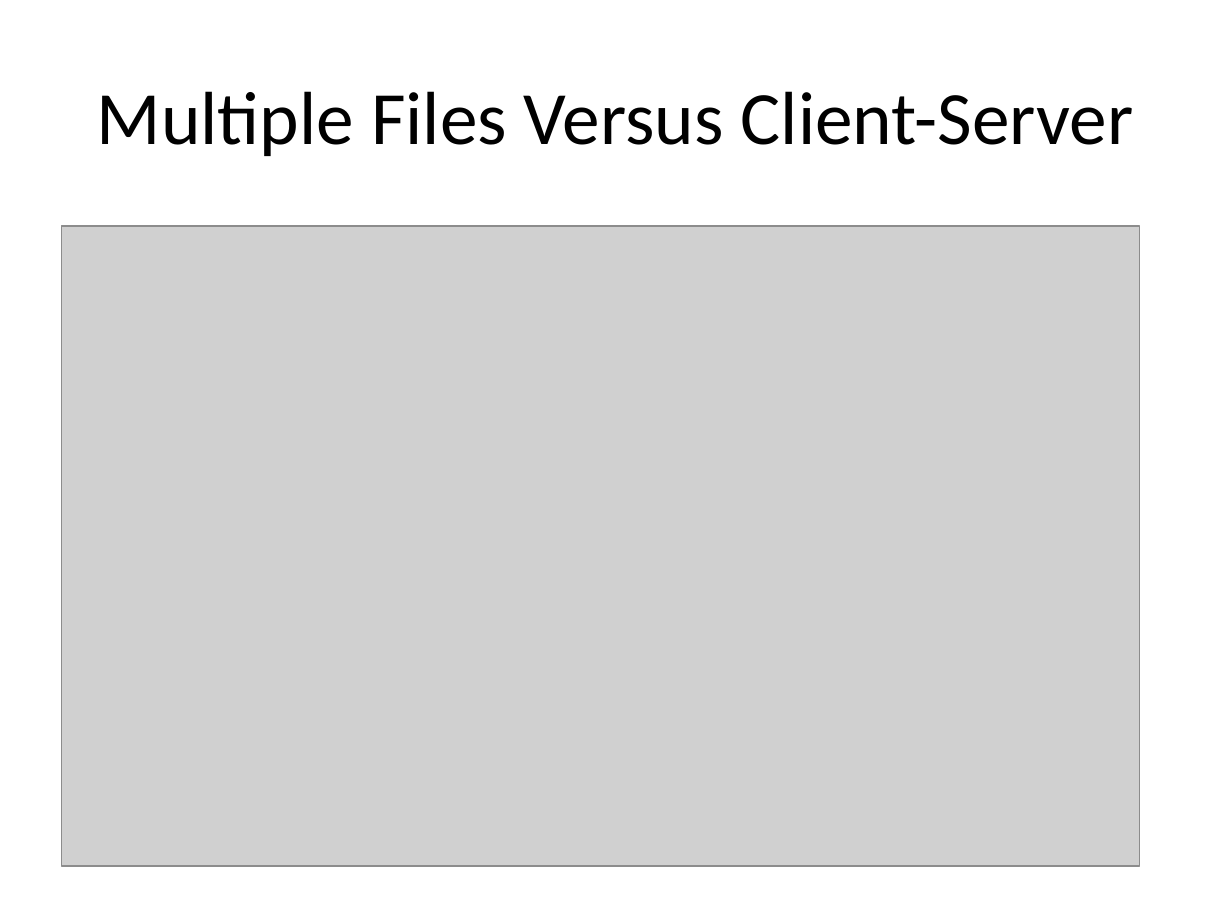
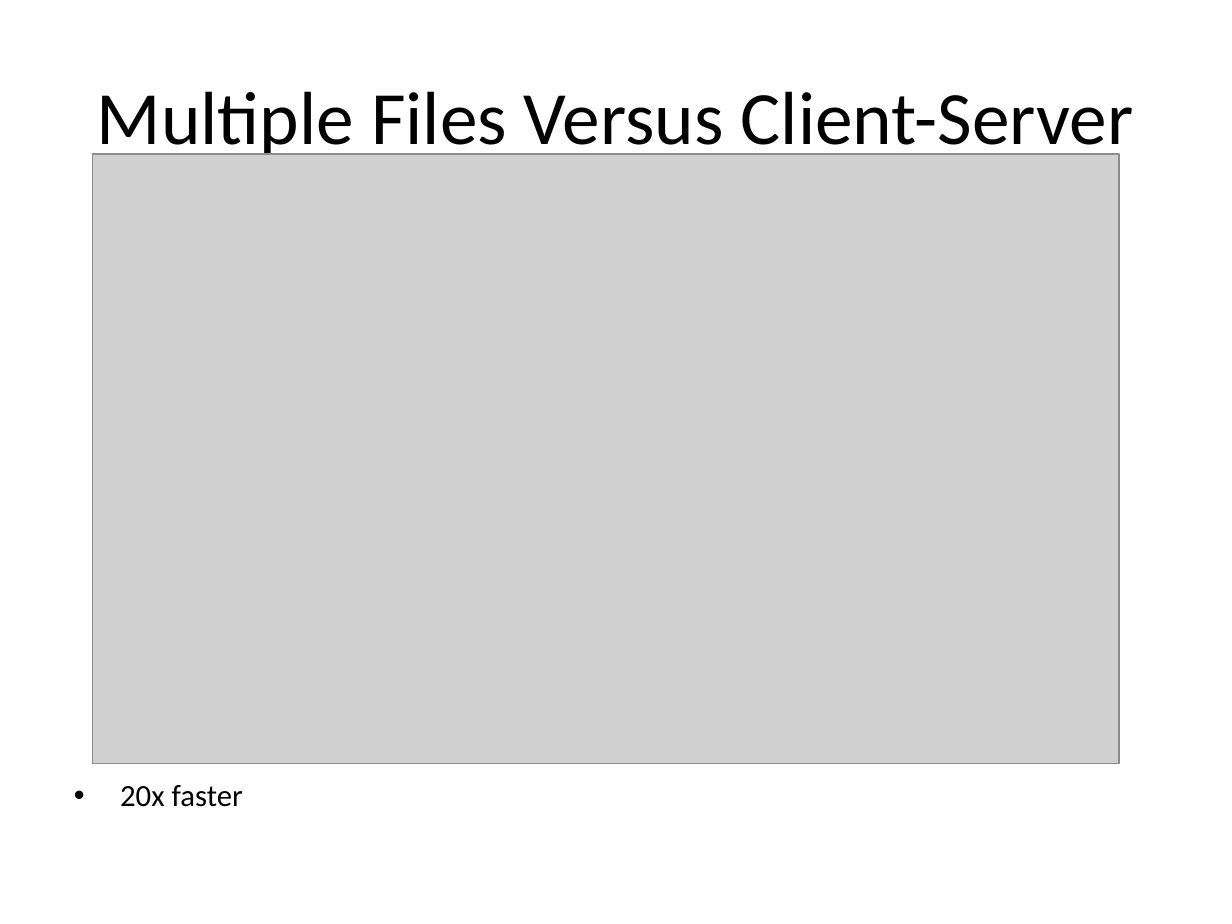
Before and after one commit to rdp/p2pwebclient, a slide deck: slide 26 of thesis_presentation/How to Make the Internet Faster.pptx. Drawn at 1232x924 pixels with LibreOffice and Linux fonts; fonts in the diff are those of the drawing; grey boxes stand for pictures. Boxes give left, top, right and bottom in pixels: in the first picture for what was removed or moved away, otherwise in the second. Text is boxed around its words. In the diff, an @@ line names an element or a change of style, - is before the commit and + after.

```diff
--- a/thesis_presentation/How to Make the Internet Faster.pptx
+++ b/thesis_presentation/How to Make the Internet Faster.pptx
@@ picture: place and size @@
-picture at (62, 225, 1140, 866)
+picture at (92, 154, 1119, 764)
@@ text added at (120, 785, 243, 807), 18 pt, text #000000 @@
+• 20x faster
```
Also in this commit, not shown: 1 other slide changed.
